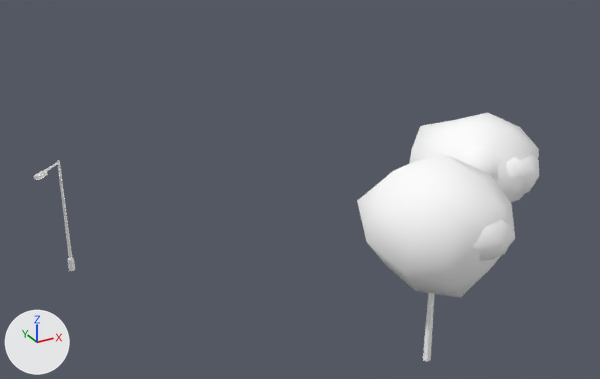
Two versions of the glTF model cities/arlov-borggatan/pack/tiles/c10_12.glb, one commit apart.
Both versions are drawn from a 50 mm camera at (630.2, 700.6, 25.4) aimed at (645.7, 728.8, 11.3). The lights are fixed; the arrows at lower left show +X, +Y and +Z. The older version comes first. Where no turn or scale is listed for an object, it has been applied to the vertices. Vertices at exactly the same position are counted once.

The first picture shows 'SM_Street_Furniture_10_12', 'SM_Trees_10_12'.
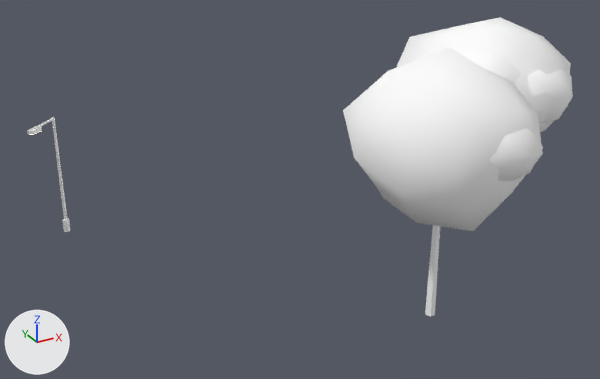
The change, as a diff of the scene's bpy script:
```diff
--- a/cities/arlov-borggatan/pack/tiles/c10_12.glb.py
+++ b/cities/arlov-borggatan/pack/tiles/c10_12.glb.py
@@ me_sm_trees_10_12 @@
 # used by ob_sm_trees_10_12; location = (651.03, 725.5, 10.08); scale = (5.98, 5.98, 5.98)
-me_sm_trees_10_12.from_pydata(...)  # 276 vertices, 504 faces; spans x -1.0..1.0, y -0.96..0.96, z -0.74..0.74
+me_sm_trees_10_12.from_pydata(...)  # 276 vertices, 504 faces; spans x -1.0..1.0, y -0.97..0.97, z -0.79..0.79
+# me_sm_trees_10_12 part 1: the loose piece of 12 vertices spanning x -0.51..-0.45, y -0.49..-0.44, z -0.74..-0.12 is scaled about its middle by (1.07, 1.07, 1.06), then moved by (0.04, 0.02, -0.03)
+# me_sm_trees_10_12 part 2: the loose piece of 42 vertices spanning x 0.05..1.0, y -0.1..0.96, z -0.21..0.54 is scaled about its middle by 1.16, then moved by (-0.08, -0.07, 0.09)
+# me_sm_trees_10_12 part 3: the loose piece of 42 vertices spanning x 0.16..0.7, y -0.02..0.52, z 0.04..0.47 is scaled about its middle by 1.16, then moved by (-0.09, -0.1, 0.1)
+# me_sm_trees_10_12 part 4: the loose piece of 42 vertices spanning x 0.35..0.88, y -0.06..0.47, z -0.01..0.39 is scaled about its middle by 1.16, then moved by (-0.06, -0.11, 0.09)
+# me_sm_trees_10_12 part 5: the loose piece of 42 vertices spanning x -1.0..0.03, y -0.91..0.03, z -0.11..0.74 is scaled about its middle by 1.07, then moved by (0.03, 0.02, 0.02)
+# me_sm_trees_10_12 part 6: the loose piece of 42 vertices spanning x -0.69..-0.16, y -0.96..-0.4, z 0.11..0.53 is scaled about its middle by 1.07, then moved by (0.04, 0.01, 0.02)
+# other edits to the shape of me_sm_trees_10_12 do not show in these pictures
 me_sm_trees_10_12.materials.append(mat_m_bark_wood)
@@ ob_sm_street_furniture_10_12 @@
 ob_sm_street_furniture_10_12 = bpy.data.objects.new('SM_Street_Furniture_10_12', me_sm_street_furniture_10_12)
-ob_sm_street_furniture_10_12.location = (637.06, 736.89, 8.25)
+ob_sm_street_furniture_10_12.location = (637.06, 736.89, 10.39)
@@ ob_sm_trees_10_12 @@
 ob_sm_trees_10_12 = bpy.data.objects.new('SM_Trees_10_12', me_sm_trees_10_12)
-ob_sm_trees_10_12.location = (651.03, 725.5, 10.08)
-ob_sm_trees_10_12.scale = (5.98, 5.98, 5.98)
+ob_sm_trees_10_12.location = (651.15, 725.7, 13.1)
+ob_sm_trees_10_12.scale = (6.72, 6.72, 6.72)
```

Where the change shows, as pixel boxes [x1, y1, x2, y2] in the pictures (600 x 379 px; the box of a moved part takes in the faces that stretch with it):
'SM_Trees_10_12', reshaped, moved, rescaled (26% wider, 20% taller): before [357, 113, 539, 362]; after [343, 17, 573, 317]
'SM_Street_Furniture_10_12', moved: before [34, 160, 75, 271]; after [27, 117, 70, 232]
part 1 of me_sm_trees_10_12, moved or reshaped: before [423, 293, 435, 362]; after [425, 225, 440, 317]
part 2 of me_sm_trees_10_12, moved or reshaped: before [409, 113, 539, 202]; after [397, 17, 571, 132]
part 3 of me_sm_trees_10_12, moved or reshaped: before [461, 144, 502, 180]; after [470, 51, 522, 86]
part 4 of me_sm_trees_10_12, moved or reshaped: before [507, 155, 539, 196]; after [528, 69, 573, 124]
part 5 of me_sm_trees_10_12, moved or reshaped: before [357, 154, 515, 298]; after [343, 48, 543, 231]
part 6 of me_sm_trees_10_12, moved or reshaped: before [473, 220, 515, 261]; after [490, 128, 543, 181]
